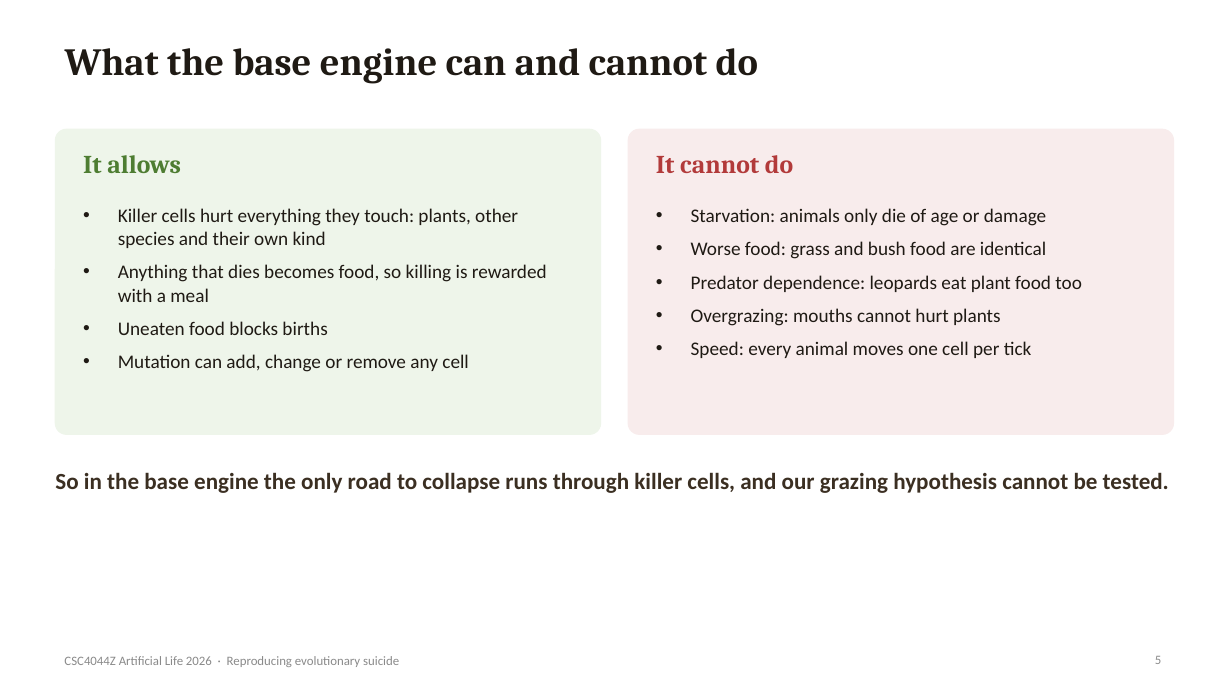
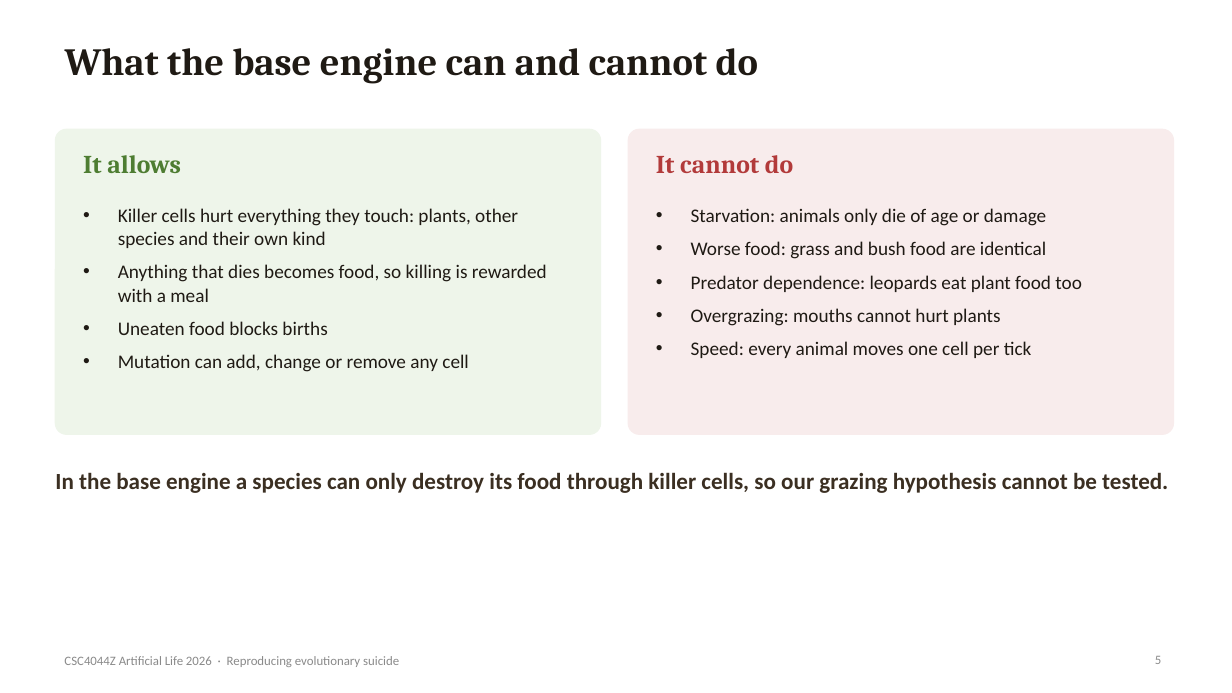
Before and after one commit to Tjeludo/LifeEngine, a slide deck: slide 5 of presentation/Evolutionary-Suicide-LifeEngine.pptx. Drawn at 1232x693 pixels with LibreOffice and Linux fonts; fonts in the diff are those of the drawing. Boxes give left, top, right and bottom in pixels: in the first picture for what was removed or moved away, otherwise in the second. Text is boxed around its words. In the diff, an @@ line names an element or a change of style, - is before the commit and + after.

Commit message:
Rewrite report and slides for clarity; tidy deck build script
Report reorganised into introduction, species, base engine and modified
engine sections with the verdict after the evidence. Slide titles made
descriptive. Deck build no longer depends on an external theme helper.

```diff
--- a/presentation/Evolutionary-Suicide-LifeEngine.pptx
+++ b/presentation/Evolutionary-Suicide-LifeEngine.pptx
@@ text at [55, 472, 1168, 493]: text changed @@
-So in the base engine the only road to collapse runs through killer cells, and our grazing hypothesis cannot be tested.
+In the base engine a species can only destroy its food through killer cells, so our grazing hypothesis cannot be tested.
```
Also in this commit, not shown: 19 other slides changed, 1 slide added, 1 slide removed, 3 other files.
